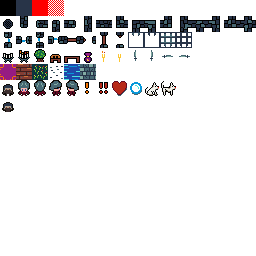
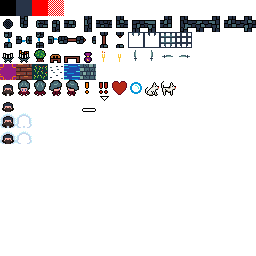
Two versions of the same layered image (256px x 256px). Layer-by-layer changes:
added layer "Layer" (25%) above "tiles31color.png" over left=0, top=113, right=32, bottom=144
painted on "tiles31color.png" over left=2, top=87, right=142, bottom=144
